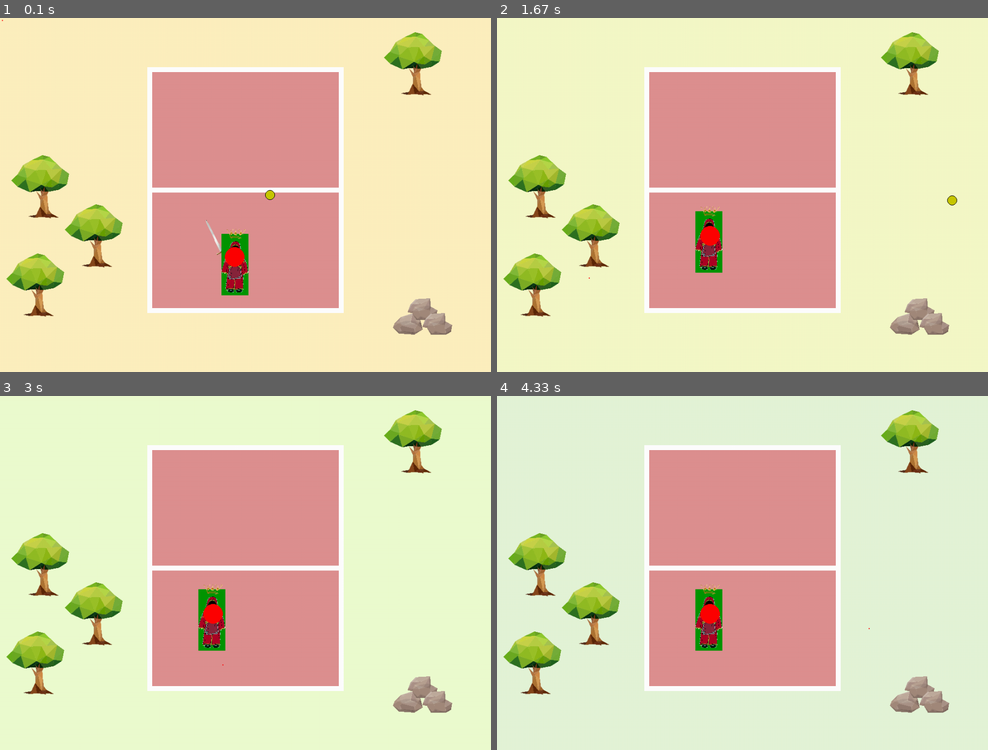
Above: before the commit, frames 1-4 (two rows, left to right).
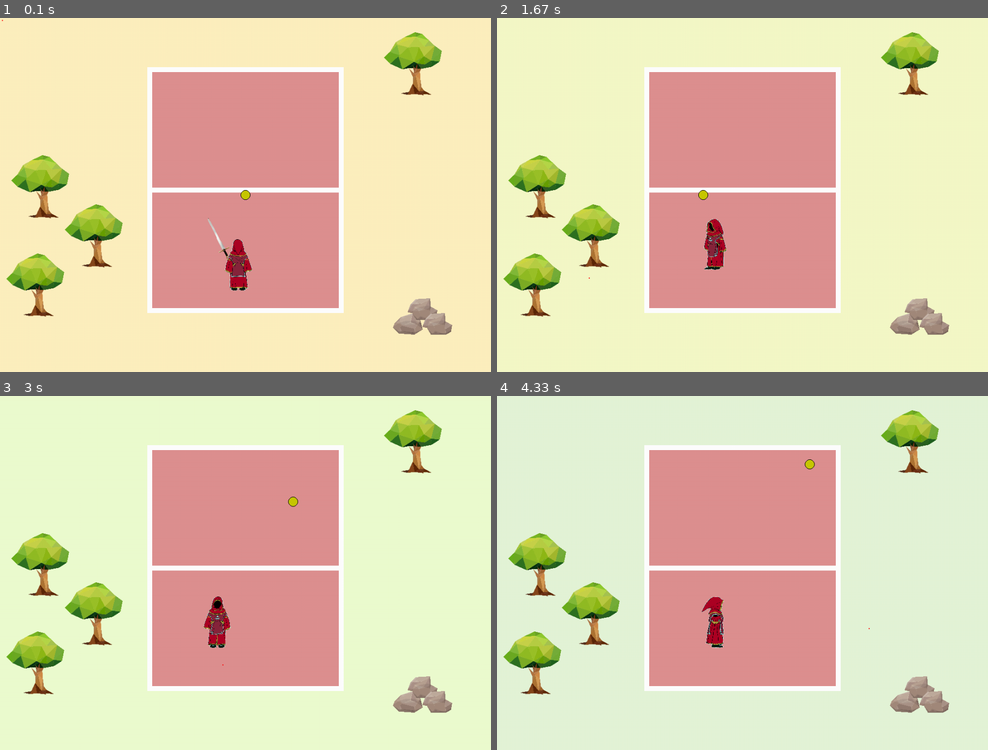
Above: after the commit, the same moments.

Repository: raphaeldupoux2/EvoWars2
Game: pygame game, started from main.py
Two runs of this game, one before a commit and one after it. Both use one fixed random seed, a clock stepped at 60 frames per second and the inputs below.
Inputs (mouse positions are in pixels of both pictures, inside the frame that each line leads up to):
- Up to frame 1 (0.1 s): no input
- Up to frame 2 (1.67 s): tap Q at 0.33 s; hold D 0.67-1.13 s; move the mouse to (899, 184) at 0.7 s; tap Space at 0.73, 1.03 s; click (791, 272) at 1.22 s; click (590, 276) at 1.55 s
- Up to frame 3 (3 s): hold D 1.83-2.3 s; tap Space at 1.9, 2.2, 2.4, 2.7 s; click (304, 604) at 1.92 s; tap D at 1.98 s; hold A 2.33-2.87 s; click (255, 452) at 2.42 s; click (220, 665) at 2.95 s
- Up to frame 4 (4.33 s): tap Space at 3.3, 3.6, 3.73, 4.03 s; click (747, 608) at 3.32 s; tap D at 3.38 s; hold D 3.67-4.3 s; click (870, 629) at 3.75 s

The runs differ from the first frame. In frame 1, 1.1% of the frame differs, in the area x 41-56%, y 48-79%; in frame 2, 1.0%; in frame 3, 1.0%; in frame 4, 1.0%.

Commit message:
push new arrangement

Diff:
--- a/last_main.py
+++ b/last_main.py
@@ -134,11 +134,9 @@
         distance = math.sqrt((objet.x - self.x) ** 2 + (objet.y - self.y) ** 2)
         if distance <= self.radius + objet.tronc_radius:
             # self.color = (255, 0, 0)
-            # print("truuuue")
             return True
         else:
             self.color = (50, 90, 90)
-            # print("faaaalse")
             return False
 
     def bouge(self):
@@ -334,35 +332,6 @@
             else:
                 self.blit_rotate(window, self.arme, (self.x, self.y), (0, 5), self.arme_degree_r(self.direction))
 
-    # def detect_ball(self):
-    #     arme
-    #     if arme.collidepoint(self.projectile[0].x, self.projectile[0].y)
-
-    def detection_collision_arme(self):
-        print(self.check_collision(self.arme.get_rect(), self.projectile[0]), [self.x, self.y], end=' ')
-
-    def check_collision(self, rect, circle):
-        rect_center_x = rect.x + rect.width / 2
-        rect_center_y = rect.y + rect.height / 2
-
-        circle_distance_x = abs(circle.x - rect_center_x)
-        circle_distance_y = abs(circle.y - rect_center_y)
-        # print(circle_distance_x, circle_distance_y, rect.width / 2 + circle.radius)
-
-        if circle_distance_x > (rect.width / 2 + circle.radius):
-            return False
-        if circle_distance_y > (rect.height / 2 + circle.radius):
-            return False
-
-        if circle_distance_x <= (rect.width / 2):
-            return True
-        if circle_distance_y <= (rect.height / 2):
-            return True
-
-        corner_distance_sq = (circle_distance_x - rect.width / 2) ** 2 + (circle_distance_y - rect.height / 2) ** 2
-
-        return corner_distance_sq <= (circle.radius ** 2)
-
     def bouton_degainage(self, event):
         if event.type == pygame.KEYDOWN:
             if event.key == pygame.K_d:
@@ -405,7 +374,7 @@
 
         self.bouge()
         self.affiche_skin()
-        self.detection_collision_arme()
+        # self.detection_collision_arme()
 
 
 FPS = 60  # Définition du nombre de FPS souhaité
@@ -426,28 +395,21 @@
             running = False
         player.bouton(event)
 
-    # print(logique.touche(logique.obstacle[0]), logique.color)
-
     arbre.comportement()
     player.obstacle[0].affiche_skin_feuille()
     arbre2.comportement()
     arbre3.comportement()
     player.obstacle[0].affiche_skin_tronc()
 
-    # print(logique.etat_attaque, " ", logique.coup)
-
     terrain.affiche_terrain()
     player.projectile[0].affiche_skin()
     player.comportement()
 
-    # print(logique.touche(logique.obstacle[0]), logique.color)
     pygame.display.flip()
-    # print(logique.touche(logique.obstacle[0]), logique.color)
 
     # Mesure FPS
     end_time = time.monotonic()  # Mesure du temps de fin de boucle
     elapsed_time = end_time - start_time  # Calcul du temps écoulé depuis le début de la boucle
     time_to_wait = FRAME_DURATION - elapsed_time  # Calcul du temps d'attente avant la prochaine frame
-    # print(time_to_wait)
     if time_to_wait > 0:  # Si le temps d'attente est positif, on attend ce temps
         time.sleep(time_to_wait)
--- a/logique/maitrise.py
+++ b/logique/maitrise.py
@@ -20,8 +20,8 @@
 
     def arme_degree_relatif(self, position, curseur):
         """
-        :param position:
-        :param curseur:
+        :param position: position du joueur
+        :param curseur: position du curseur
         :return: angle de l'arme + angle de la direction du curseur
         """
         return -Utils.angle_degree_entre(position, curseur) + self.arme_degree
@@ -124,6 +124,7 @@
     def comportement(self, position):
         if self.etat_attaque == "repos":
             self.repositionnement()
+            self.direction_attaque = Utils.curseur()
             self.change_hand()
 
         elif self.etat_attaque == "coup":
--- a/logique/player.py
+++ b/logique/player.py
@@ -27,11 +27,12 @@
         self.bouton_change_in_controle(event)
 
     def comportement(self):
+        # self.affiche_skin()
         for m in self.maitrise.values():
             m.comportement(self.position)
 
-        self.player.affiche_all(self.position)
-        self.item["couronne"].affiche_png()
+        self.player.comportement(self.position, Utils.angle_degree_entre(self.position, self.direction))
+        # self.item["couronne"].affiche_png()
 
         # if self.is_in_control:
         #     self.angle_mort(self.w.window)
@@ -40,7 +41,6 @@
 
         if self.is_in_control:
             self.bouge()
-        self.affiche_skin()
         Utils.affiche_curseur(self.w.window)
 
 
--- a/sprite/personnage.py
+++ b/sprite/personnage.py
@@ -1,17 +1,22 @@
 import pygame
+
+from EvoWars2.utils import Utils
 
 
 class AffichePlayer:
 
-    largeur, longueur = 250, 125
+    largeur, hauteur = 250, 125
     image_path_origin = "picture/personnage/origin.png"
     image_path = "picture/personnage/personnage.png"
     postures = {
-        "face": pygame.Rect(largeur / 25, 0, largeur * 55 / 250, longueur),
-        "face-cote_droit": pygame.Rect(largeur * 70 / 250, 0, largeur * 55 / 250, longueur),
-        "cote_droit": pygame.Rect(largeur / 2, 0, largeur * 55 / 250, longueur),
-        "dos": pygame.Rect(largeur * 183 / 250, 0, largeur * 55 / 250, longueur)
+        "face": pygame.Rect(largeur / 25, 0, largeur * 55 / 250, hauteur),
+        "face-cote_droit": pygame.Rect(largeur * 70 / 250, 0, largeur * 55 / 250, hauteur),
+        "face-cote_gauche": pygame.Rect(largeur * 70 / 250, 0, largeur * 55 / 250, hauteur),
+        "cote_droit": pygame.Rect(largeur / 2, 0, largeur * 55 / 250, hauteur),
+        "cote_gauche": pygame.Rect(largeur / 2, 0, largeur * 55 / 250, hauteur),
+        "dos": pygame.Rect(largeur * 183 / 250, 0, largeur * 55 / 250, hauteur)
     }
+    l_perso, h_perso = 55, 125
 
     def __init__(self, window, posture='face'):
         self.w = window
@@ -24,24 +29,25 @@
         Args:
             angle_direction_mouvement en degré.
         """
-        if -10 < angle_direction_mouvement <= 20:
+        angle = - angle_direction_mouvement
+        if -10 < angle <= 40:
             return "cote_droit"
-        elif 160 <= angle_direction_mouvement <= 180 or -180 <= angle_direction_mouvement < -170:
+        elif 140 <= angle <= 180 or -180 <= angle < -170:
             return "cote_gauche"
-        elif 20 < angle_direction_mouvement < 160:
+        elif 40 < angle < 140:
             return "dos"
-        elif -50 < angle_direction_mouvement <= -10:
+        elif -60 < angle <= -10:
             return "face-cote_droit"
-        elif -170 <= angle_direction_mouvement < -130:
+        elif -170 <= angle < -120:
             return "face-cote_gauche"
-        elif -130 <= angle_direction_mouvement <= -50:
+        elif -120 <= angle <= -60:
             return "face"
         else:
             return "face"
 
     def _load_image(self):
         image_origin = pygame.image.load(self.image_path).convert_alpha()
-        image = pygame.transform.scale(image_origin, (self.largeur, self.longueur))
+        image = pygame.transform.scale(image_origin, (self.largeur, self.hauteur))
         cropped_rect = self.postures[self.posture]
         cropped_image = image.subsurface(cropped_rect)
         if self.posture == "cote_gauche" or self.posture == "face-cote_gauche":
@@ -55,10 +61,10 @@
             self.image = self._load_image()
 
     def affiche_png(self, position: dict):
-        self.w.window.blit(self.image, (position['x'] - 30, position['y'] - 50))
+        self.w.window.blit(self.image, (position['x'] - self.l_perso/2, position['y'] - self.h_perso*50/125))
 
     def affiche_zone_png(self, position: dict):
-        pygame.draw.rect(self.w.window, (0, 150, 0), (position['x'] - 30, position['y'] - 50, 55, 125))
+        pygame.draw.rect(self.w.window, (0, 150, 0), (position['x'] - self.l_perso/2, position['y'] - 50, self.l_perso, self.h_perso))
 
     def affiche_all(self, position: dict):
         self.affiche_zone_png(position)
--- a/sprite/projectile.py
+++ b/sprite/projectile.py
@@ -25,6 +25,7 @@
         pygame.draw.circle(self.w.window, (0, 0, 0), [self.x, self.y], self.radius, 1)
 
     def move_to(self):
+        print(self.x, self.y)
         if self.projectile_move:
             self.x += math.cos(self._direction * math.pi / 180) * self.vel
             self.y += -math.sin(self._direction * math.pi / 180) * self.vel
@@ -36,13 +37,13 @@
     def contact_arme_player(self):
         if Utils.point_dans_rectangle_incline(self.x, self.y, self.player_affect.maitrise["épée"].rotated_rect.centerx,
                                               self.player_affect.maitrise["épée"].rotated_rect.centery, 30, 100,
-                                              -self.player_affect.maitrise["épée"].arme_degree_relatif(self.player_affect.direction, Utils.curseur())) + 90:
+                                              -self.player_affect.maitrise["épée"].arme_degree_relatif(self.player_affect.position, Utils.curseur()) + 90):
             self.player_affect.color = (255, 0, 0)
             self.projectile_move = True
             if self.player_affect.maitrise["épée"].coup == "coup droit":
-                direction = self.player_affect.maitrise["épée"].arme_degree_relatif(self.player_affect.direction, Utils.curseur()) + 90
+                direction = self.player_affect.maitrise["épée"].arme_degree_relatif(self.player_affect.position, Utils.curseur()) + 90
             elif self.player_affect.maitrise["épée"].coup == "revert":
-                direction = self.player_affect.maitrise["épée"].arme_degree_relatif(self.player_affect.direction, Utils.curseur()) - 90
+                direction = self.player_affect.maitrise["épée"].arme_degree_relatif(self.player_affect.position, Utils.curseur()) - 90
             else:
                 direction = 0
             self._direction = direction
--- a/test/market.py
+++ b/test/market.py
@@ -38,7 +38,6 @@
 while True:
     m.behavior()
     # sleep()
-    print(m.lightsaber, m.sword, m.gun, m.ammunition)
     t = datetime.now().time()
     x.append(datetime.now())
     y.append(m.sword["actuel"])
--- a/utils.py
+++ b/utils.py
@@ -81,8 +81,8 @@
     @classmethod
     def move_to(cls, position1: dict, position2: dict, vitesse):
         if position1 != position2:
-            position1['x'] += math.cos(cls.angle_degree_entre(position1, position2)) * vitesse
-            position1['y'] += math.sin(cls.angle_degree_entre(position1, position2)) * vitesse
+            position1['x'] += math.cos(cls.angle_radian_entre(position1, position2)) * vitesse
+            position1['y'] += math.sin(cls.angle_radian_entre(position1, position2)) * vitesse
 
     @staticmethod
     def blit_rotate(window, image, pos, origin_pos, angle):
